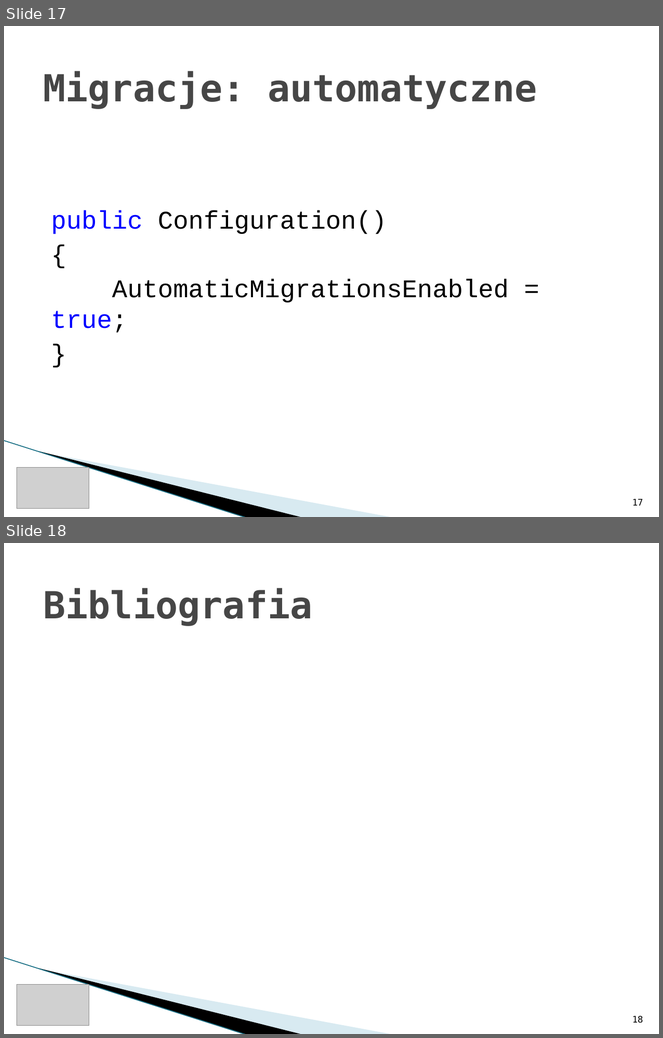
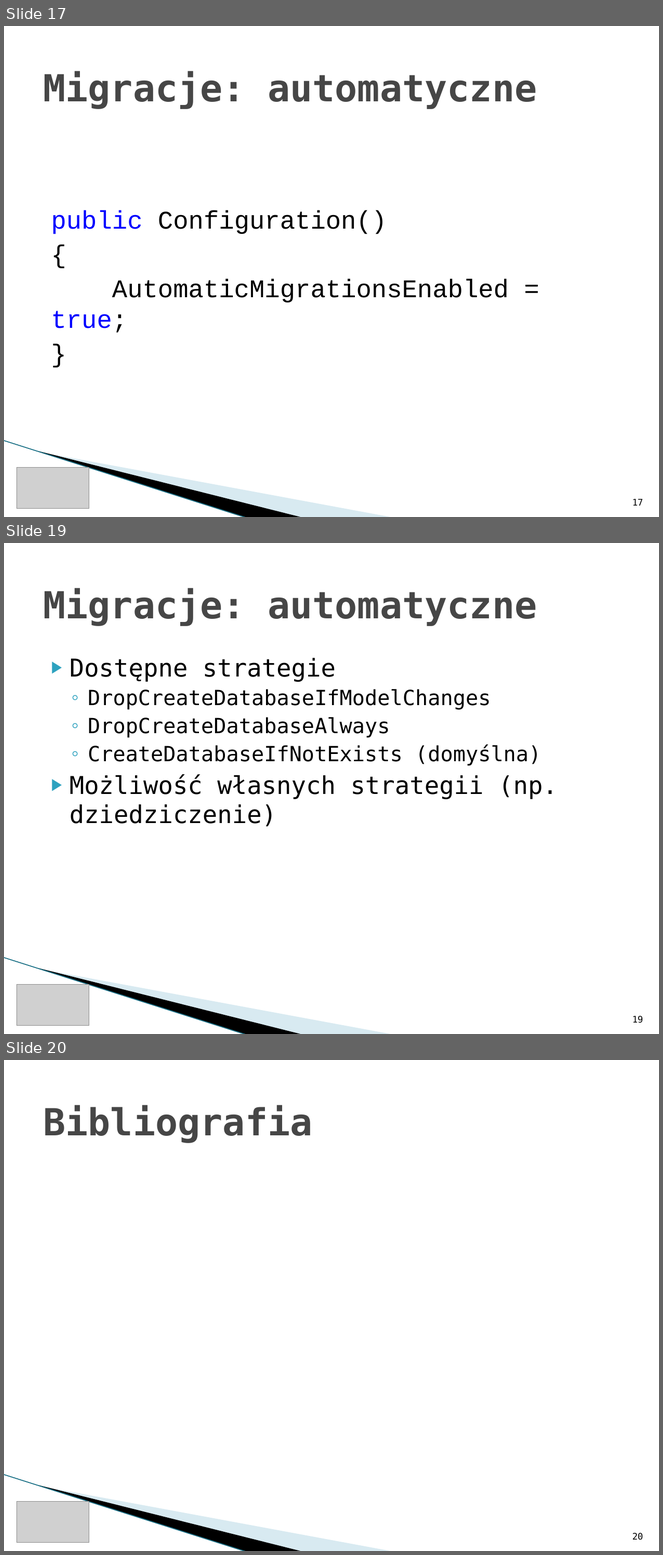
Before and after one commit to rwoszczyk/Training, a slide deck: ItKrd_EF.pptx. Shown one above the other, each under a label of ours: slides 17 and 18 before the commit, slides 17, 19 and 20 after it; the slides between them are not shown. The pictures are 663x1038 and 663x1555 pixels, drawn with LibreOffice and Linux fonts; fonts in the diff are those of the drawing; grey boxes stand for pictures; background and template pictures are left out. Boxes give left, top, right and bottom in pixels: in the first picture for what was removed or moved away, otherwise in the second. Text is boxed around its words. In the diff, an @@ line names an element or a change of style, - is before the commit and + after.

```diff
--- a/ItKrd_EF.pptx
+++ b/ItKrd_EF.pptx
@@ slide 19 added at bbox=[4, 543, 659, 1034], background #FFFFFF; not listed: 3 template elements that a slide beside it also shows @@
@@ title added at bbox=[43, 588, 537, 626], 41 pt, text #464646, bold @@
+Migracje: automatyczne
@@ text added at bbox=[70, 658, 558, 827], 23 pt, text #000000 @@
+▶ Dostępne strategie
+  ◦ DropCreateDatabaseIfModelChanges
+  ◦ DropCreateDatabaseAlways
+  ◦ CreateDatabaseIfNotExists (domyślna)
+▶ Możliwość własnych strategii (np. dziedziczenie)
@@ picture added at bbox=[17, 984, 89, 1026] @@
@@ page number added at bbox=[633, 1016, 644, 1023], 10 pt, text #000000 @@
+19
@@ what was slide 18 is now slide 20 @@
@@ page number at bbox=[633, 1533, 644, 1540]: text changed @@
-18
+20
```
Also in this commit, not shown: 1 slide changed, 1 other slide added, 3 other files.
